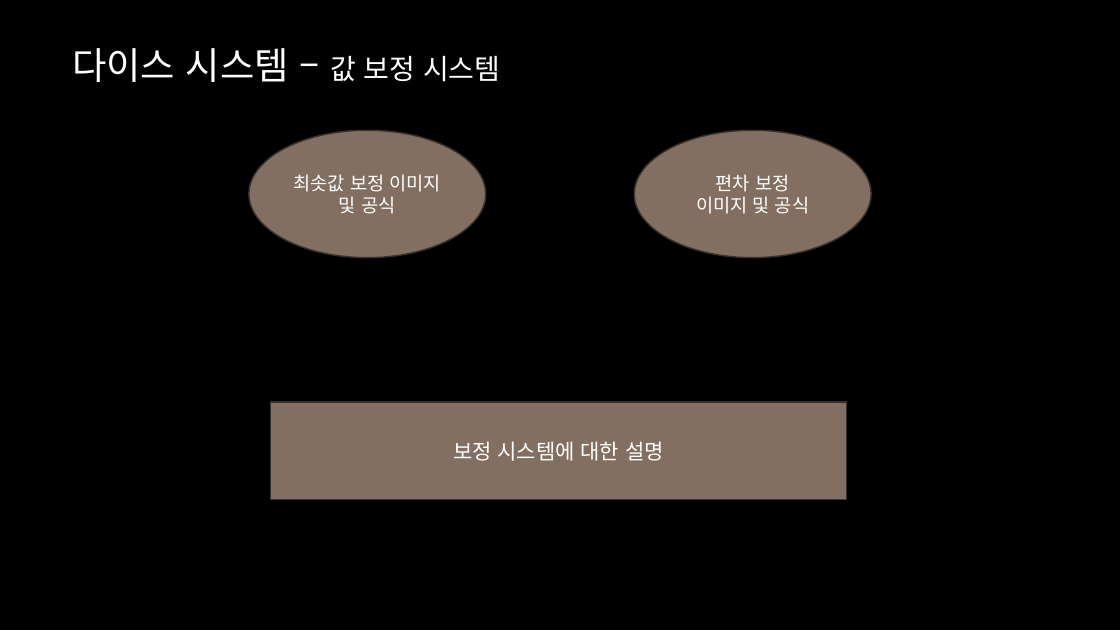
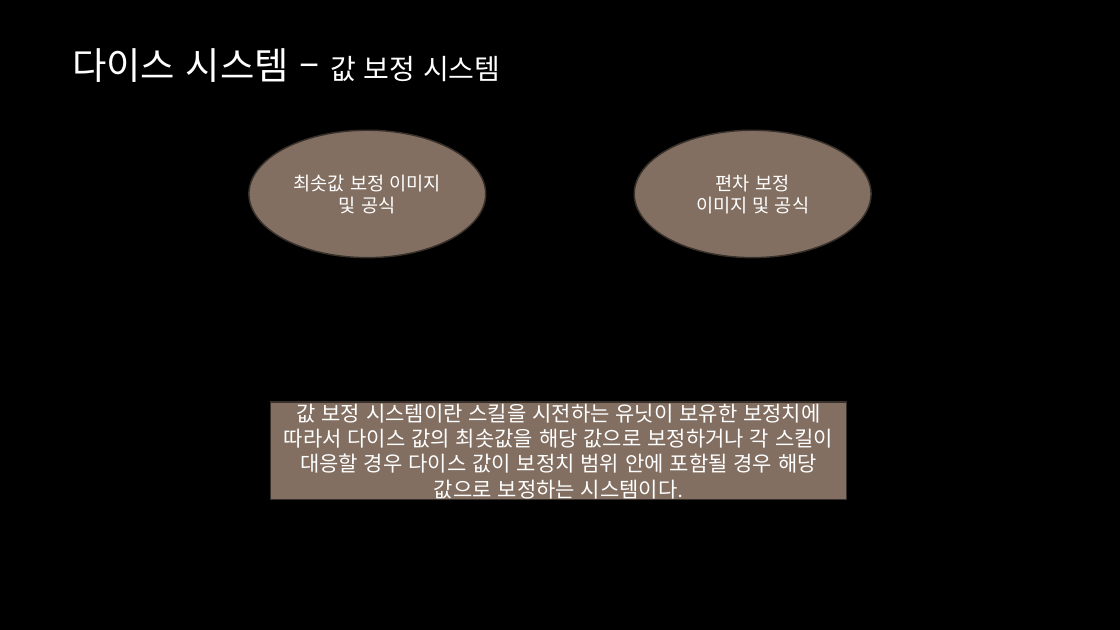
Before and after one commit to yjk0401/unityenginebasic_9th, a slide deck: slide 7 of 기획/SRPG/Srpg 기획서.pptx (slide 8 before the commit). Drawn at 1120x630 pixels with LibreOffice and Linux fonts; fonts in the diff are those of the drawing; background and template pictures are left out. Boxes give left, top, right and bottom in pixels: in the first picture for what was removed or moved away, otherwise in the second. Text is boxed around its words. In the diff, an @@ line names an element or a change of style, - is before the commit and + after.

```diff
--- a/기획/SRPG/Srpg 기획서.pptx
+++ b/기획/SRPG/Srpg 기획서.pptx
@@ text in rectangle at (x1=284, y1=400, x2=833, y2=502): text changed @@
-보정 시스템에 대한 설명
+값 보정 시스템이란 스킬을 시전하는 유닛이 보유한 보정치에 따라서 다이스 값의 최솟값을 해당 값으로 보정하거나 각 스킬이 대응할 경우 다이스 값이 보정치 범위 안에 포함될 경우 해당 값으로 보정하는 시스템이다.
```
Also in this commit, not shown: 5 other slides changed, 1 slide added, 1 slide removed.
